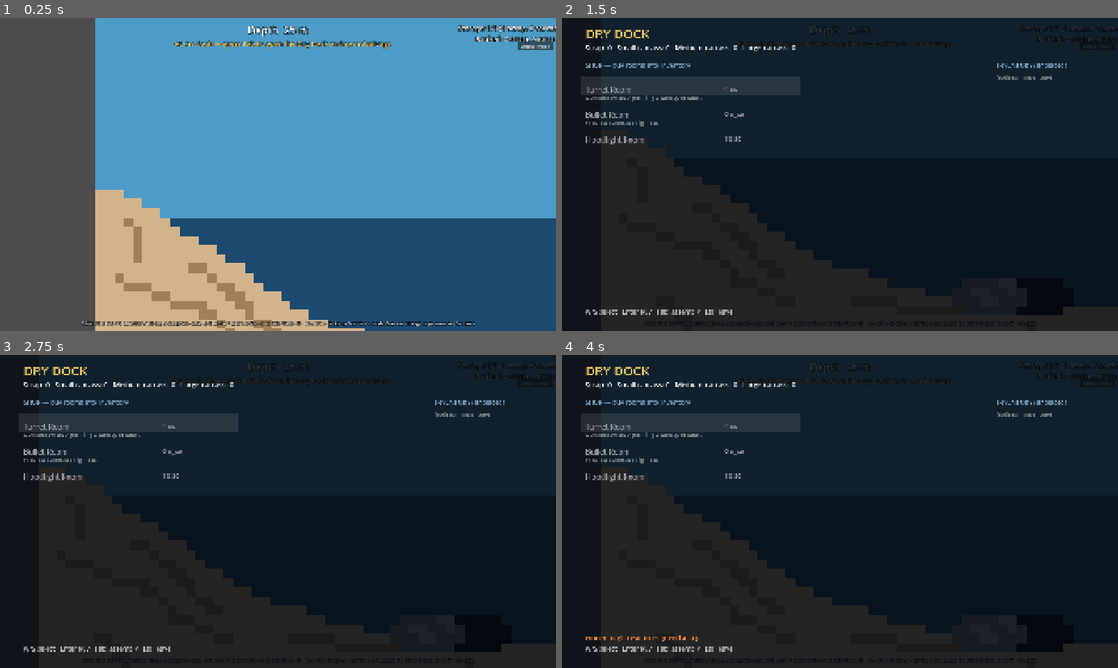
Above: before the commit, frames 1-4 (two rows, left to right).
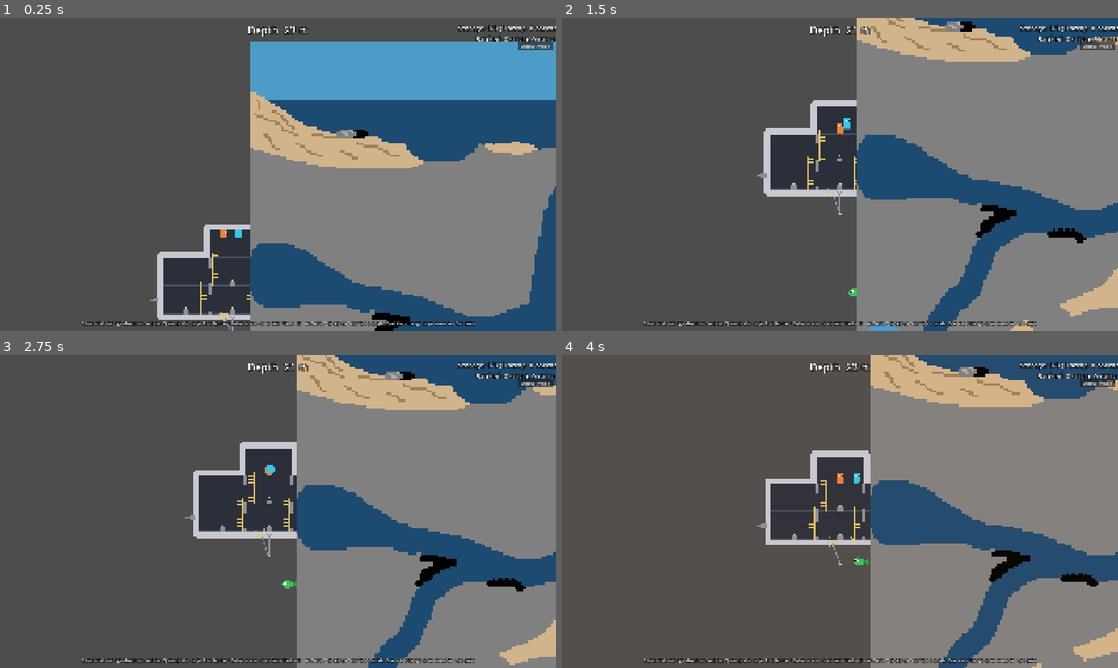
Above: after the commit, the same moments.

Repository: SnirNehemia/deeper
Game: Godot game, scene res://scenes/world.tscn
Two runs of this game, one before a commit and one after it. Both use one fixed random seed, a clock stepped at 60 frames per second and the inputs below.
Inputs:
- Up to frame 1 (0.25 s): no input
- Up to frame 2 (1.5 s): tap Enter at 0.5 s; hold D from 0.53 s (still down); tap Tab at 0.6 s; tap Space at 0.77 s; tap E at 1.35 s
- Up to frame 3 (2.75 s): tap Space at 1.52 s; release D at 2.03 s; hold A from 2.03 s (still down); tap Q at 2.1 s
- Up to frame 4 (4 s): release A at 2.78 s; hold D from 2.78 s (still down); tap Shift at 2.85 s; tap Space at 3.02, 3.77 s; tap Enter at 3.6 s

The runs differ from the first frame. In frame 1, 66% of the frame differs, in the area x 17-100%, y 0-100%; in frame 2, 99%; in frame 3, 99%; in frame 4, 99%, in the area x 0-100%, y 0-100%.

Commit message:
Fix shimmer z, sky collision, ppm=4, fish colors

Diff:
--- a/maps/cavern_depths_01/world_01.json
+++ b/maps/cavern_depths_01/world_01.json
@@ -1,6 +1,6 @@
 {
   "map_id": "cavern_depths_01",
-  "pixels_per_meter": 1.0,
+  "pixels_per_meter": 4.0,
   "physical_layer": "res://maps/cavern_depths_01/world_01_phys.png",
   "generation_layer": "res://maps/cavern_depths_01/world_01_gen.png",
   "visual_background": "res://maps/cavern_depths_01/world_01_bg.png",
--- a/scenes/world.gd
+++ b/scenes/world.gd
@@ -94,7 +94,7 @@
 		for pos in _map_loader.territorial_fish_spawns:
 			_add_fish(pos)
 		for pos in _map_loader.hunter_fish_spawns:
-			_add_fish(pos, true)
+			_add_fish(pos, false, true)  # green gen-layer pixels → green chasers
 		for pos in _map_loader.wreck_spawns:
 			_add_wreck(pos)
 	else:
--- a/scripts/maps/map_visual_layers.gd
+++ b/scripts/maps/map_visual_layers.gd
@@ -10,7 +10,8 @@
 ##   4. visual_foreground  (in front of everything)
 
 const Z_BACKGROUND := -100
-const Z_SHIMMER := 50
+const Z_SHIMMER := -50   # between background and gameplay (z=0), so only the
+                         # background art wobbles — not the sub, crew, or fish
 const Z_FOREGROUND := 100
 
 var background: Sprite2D
--- a/scripts/maps/physical_layer_parser.gd
+++ b/scripts/maps/physical_layer_parser.gd
@@ -9,10 +9,12 @@
 ##
 ## Passable colors (water, sky) are skipped and produce no collision geometry.
 
-## Pixels of these colors represent navigable space, not solid terrain.
+## Pixels of these colors represent open water — navigable, no collision.
+## Sky (#4d9bc7) is intentionally NOT in this list: sky pixels create solid
+## non-damaging collision (TerrainType.DOCK) so the sub can't fly into cave
+## ceiling openings, mirroring the buoyancy ceiling from the Shore Shelf map.
 const PASSABLE_COLORS: Array = [
 	Color(0x1d / 255.0, 0x4a / 255.0, 0x70 / 255.0),  # #1d4a70 water
-	Color(0x4d / 255.0, 0x9b / 255.0, 0xc7 / 255.0),  # #4d9bc7 sky
 ]
 
 ## One merged block: world-space Rect2 + TerrainType.Type.
--- a/scripts/maps/terrain_type.gd
+++ b/scripts/maps/terrain_type.gd
@@ -11,6 +11,7 @@
 const SAND_HEX_COLOR := Color(0xD2 / 255.0, 0xB4 / 255.0, 0x8C / 255.0)  # #D2B48C
 const SHARP_ROCK_COLOR := Color(0, 0, 0)               # #000000
 const DOCK_COLOR := Color(0x6E / 255.0, 0x47 / 255.0, 0x3B / 255.0)  # #6E473B
+const SKY_COLOR := Color(0x4D / 255.0, 0x9B / 255.0, 0xC7 / 255.0)  # #4d9bc7
 
 const COLOR_EPS := 0.5 / 255.0
 
@@ -25,6 +26,8 @@
 		return Type.SAND
 	if _matches(color, DOCK_COLOR):
 		return Type.DOCK
+	if _matches(color, SKY_COLOR):
+		return Type.DOCK  # sky: solid ceiling but non-damaging (like dock)
 	return Type.NORMAL_ROCK
 
 static func _matches(a: Color, b: Color) -> bool:
--- a/tests/test_visual_layers.gd
+++ b/tests/test_visual_layers.gd
@@ -63,8 +63,8 @@
 	_check(layers.shimmer != null, "shimmer overlay built")
 
 	_check(layers.background.z_index < 0, "background renders behind gameplay (z < 0)")
-	_check(layers.shimmer.z_index > 0 and layers.shimmer.z_index < layers.foreground.z_index,
-		"shimmer sits between gameplay and the foreground")
+	_check(layers.shimmer.z_index > layers.background.z_index and layers.shimmer.z_index < 0,
+		"shimmer sits between background and gameplay (only wobbles the background art)")
 	_check(layers.foreground.z_index > layers.shimmer.z_index,
 		"foreground renders in front of everything")
 
Not shown, changed: STATUS.md
